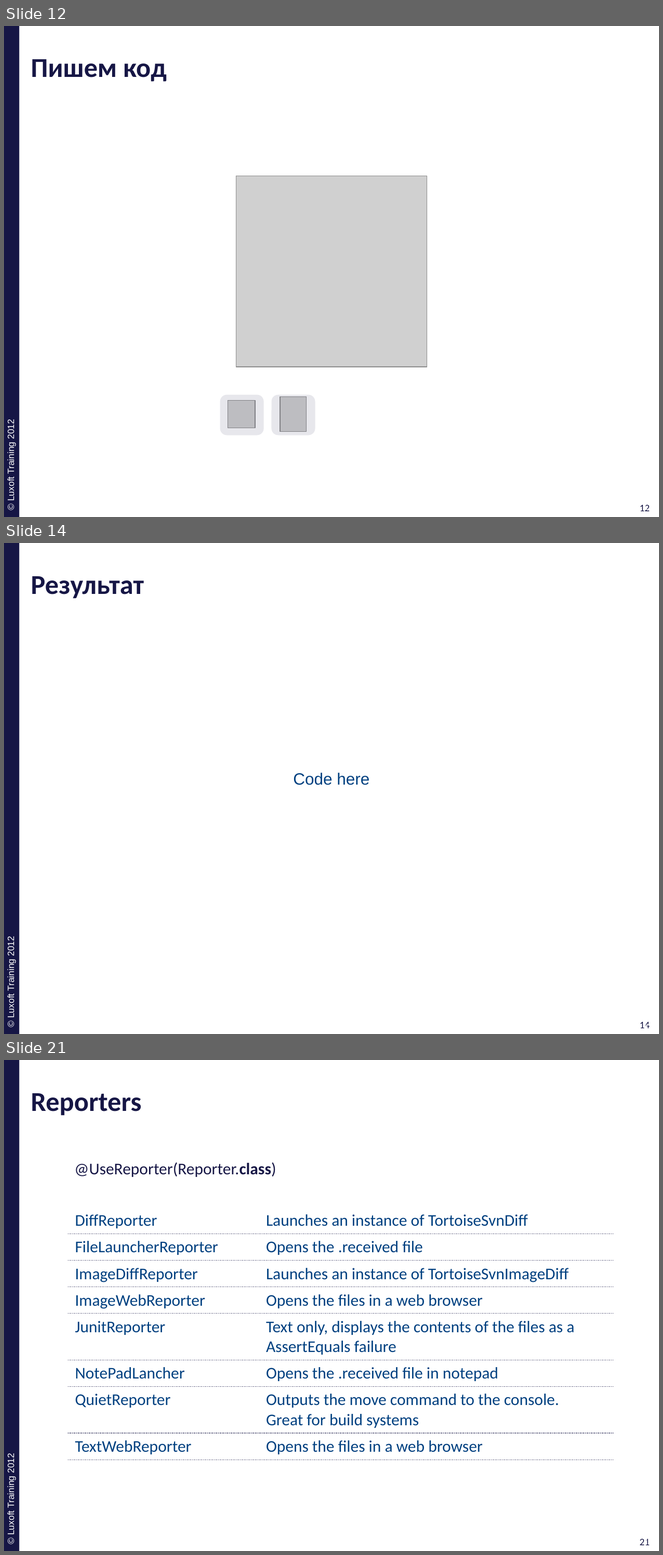
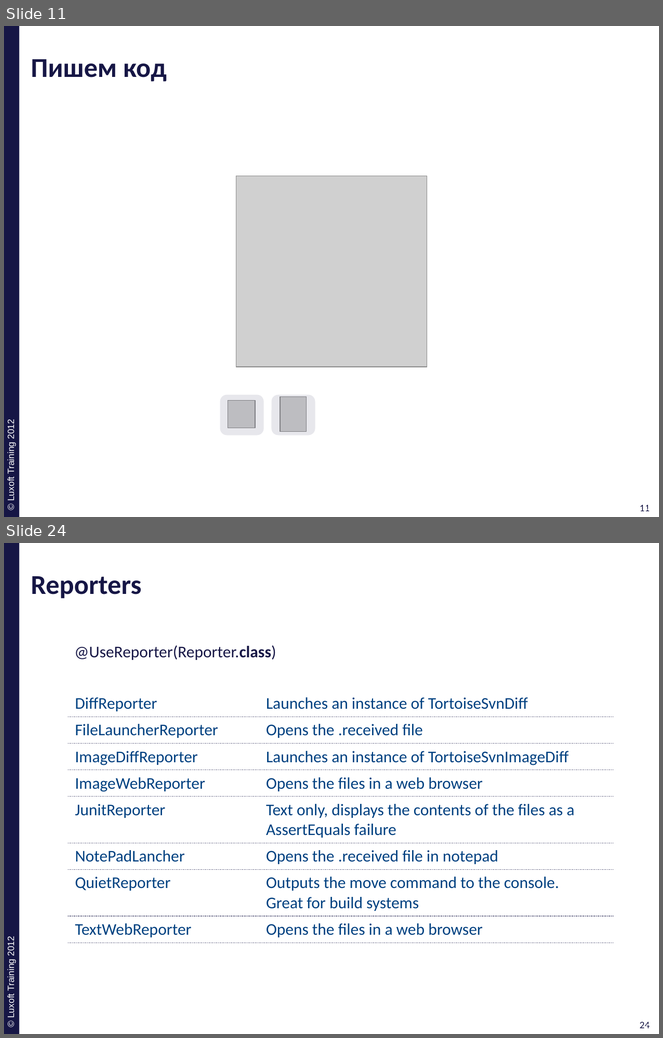
Before and after one commit to ivan-dyachenko/Trainings, a slide deck: Test Driven Development/materials/pptx/10. TDD-Approval.pptx. Shown one above the other, each under a label of ours: slides 12, 14 and 21 before the commit, slides 11 and 24 after it; the slides between them are not shown. The pictures are 663x1555 and 663x1038 pixels, drawn with LibreOffice and Linux fonts; fonts in the diff are those of the drawing; grey boxes stand for pictures; background and template pictures are left out. Boxes give left, top, right and bottom in pixels: in the first picture for what was removed or moved away, otherwise in the second. Text is boxed around its words. In the diff, an @@ line names an element or a change of style, - is before the commit and + after.

```diff
--- a/Test Driven Development/materials/pptx/10. TDD-Approval.pptx
+++ b/Test Driven Development/materials/pptx/10. TDD-Approval.pptx
@@ slide 14 removed at (4,543,659,1034), background #FFFFFF; not listed: 4 template elements that a slide beside it also shows @@
@@ title removed at (31,576,144,599) @@
-Результат
@@ rectangle removed at (102,761,561,797) @@
-Code here
@@ what was slide 12 is now slide 11 @@
@@ page number at (640,505,650,512): text changed @@
-12
+11
@@ page number at (644,505,653,512): text changed @@
-12
+11
@@ what was slide 21 is now slide 24 @@
@@ page number at (640,1022,650,1029): text changed @@
-21
+24
@@ page number at (643,1022,653,1029): text changed @@
-21
+24
```
Also in this commit, not shown: 7 slides changed, 7 slides added, 3 other slides removed, 13 other files.
